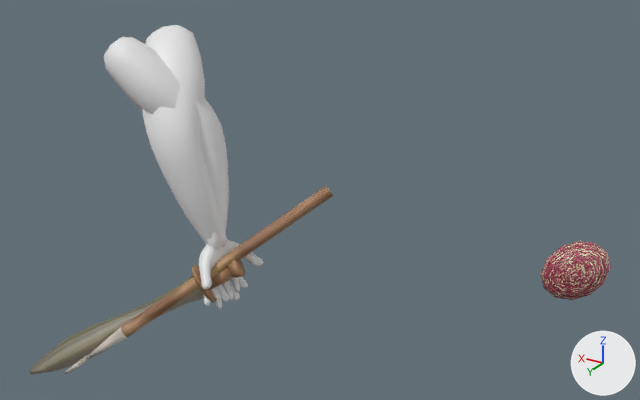
The FBX model Arte/PersonajeAnimacionAtaqueEspada.fbx, before and after one commit.
The view is the same before and after, from a 50 mm camera at (-1.77, 3.77, 1.19) aimed at (-0.39, 1.47, 0.04). The lights are fixed; the arrows at lower right show +X, +Y and +Z. Where no turn or scale is listed for an object, it has been applied to the vertices.

Names of what the first picture shows: 'Espada.001', 'Lanza', 'Mano derecha', 'Mano derecha.001', 'Sphere'.
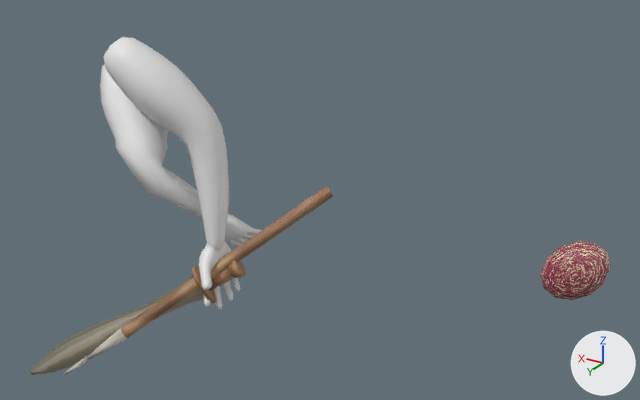
Where the newer file only moved an object's origin or applied its transform, the numbers keep the older frame.

Location of each change, (x1, y1, x2, y2) in pixels of the pictures (640 x 400 px; the box of a moved part takes in the faces that stretch with it):
'Mano derecha.001', reshaped, moved, turned, rescaled
    before: (142, 25, 263, 302)
    after: (100, 64, 262, 246)
part 1 of me_plane_003, moved or reshaped
    before: (206, 240, 263, 302)
    after: (225, 214, 262, 246)
part 2 of me_plane_003, moved or reshaped
    before: (142, 25, 227, 248)
    after: (100, 64, 202, 218)

The change, as a list of edits to the scene's bpy script:
```text
Change me_plane_003:
    used by ob_mano_derecha_001; location = (0.028, 1.487, -0.255); rotation_euler = (-0.601, -2.81, 0.294), in degrees (-34, -161, 17); scale = (0.0109, 0.00867, 0.00911)
    remove me_plane_003.from_pydata(...)  # 868 vertices, 864 faces; spans x -10.0..13.3, y -16.2..42.2, z -86.3..18.5
    add me_plane_003.from_pydata(...)  # 868 vertices, 864 faces; spans x -39.8..6.4, y -16.2..79.0, z -18.5..43.9
    me_plane_003 part 1: the loose piece of 714 vertices spanning x -6.4..13.0, y -16.2..8.5, z -7.2..18.5 is turned -180 degrees about the y axis through the mesh origin
    me_plane_003 part 2: 154 of 868 vertices moved; they spanned x -10.0..13.3, y 1.4..42.2, z -86.3..-0.3 and now span x -39.8..6.4, y 1.4..79.0, z 0.3..43.9; mean shift (-12.7, 13.4, 59.8); largest move (1.6, 22.7, -84.7) -> (-37.2, 74.7, 36.8)
Change ob_mano_derecha_001:
    ob_mano_derecha_001.location: (0.028, 1.487, -0.255) -> (0.132, 1.333, -0.23)
    ob_mano_derecha_001.rotation_euler: (-0.601, -2.81, 0.294) -> (1.342, 0.0744, 2.698)  # degrees (-34, -161, 17) -> degrees (77, 4.3, 155)
    ob_mano_derecha_001.scale: (0.0109, 0.00867, 0.00911) -> (0.0118, 0.00656, 0.0097)
```
